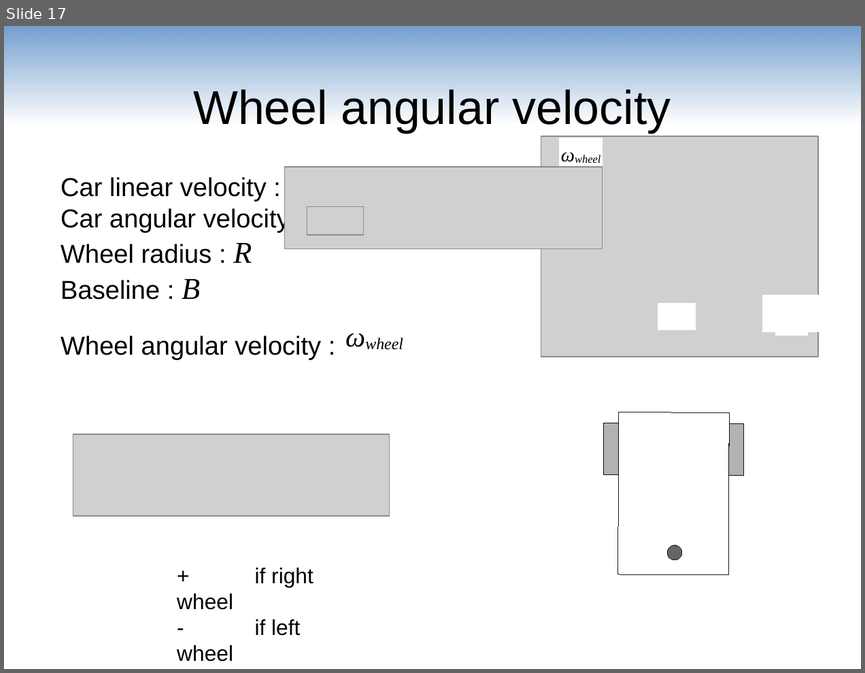
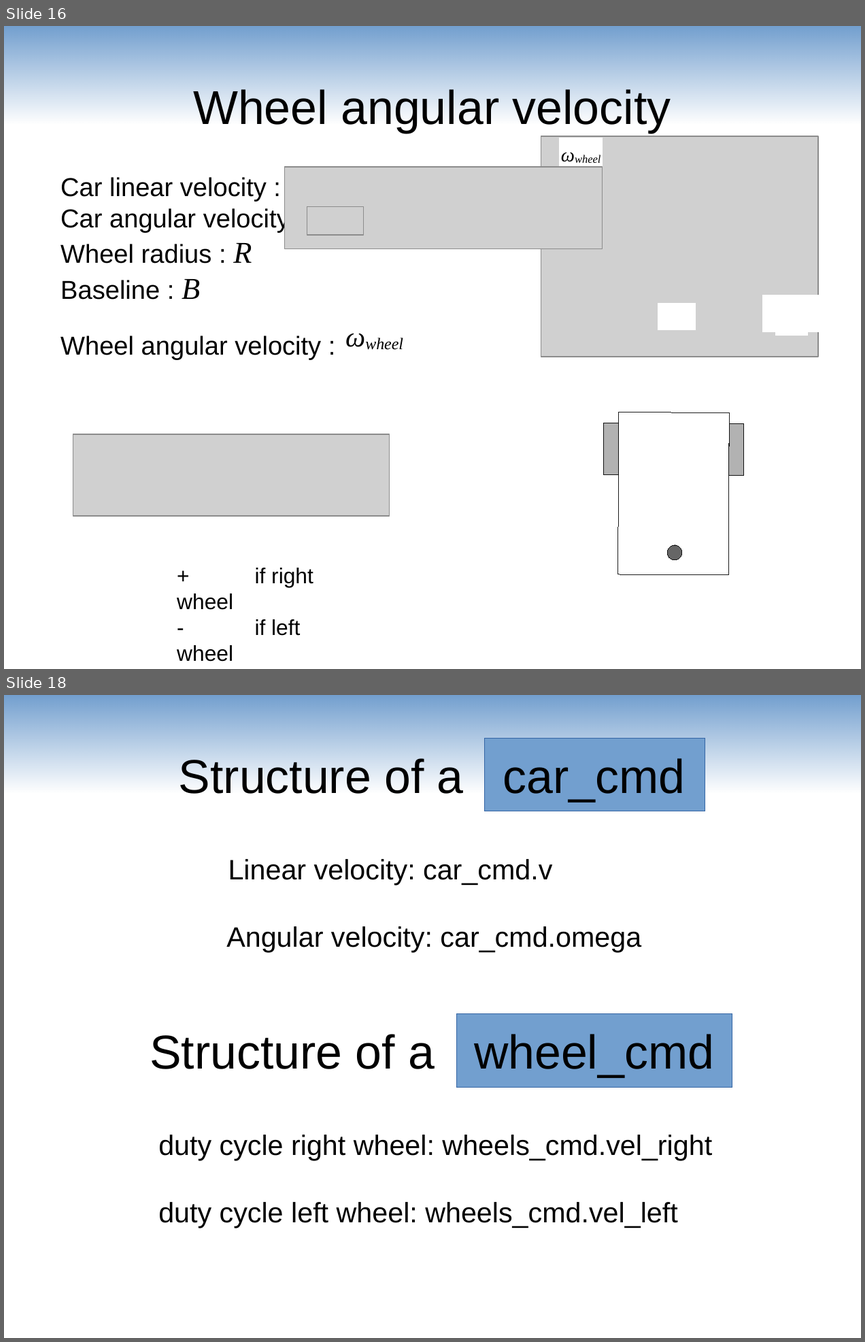
Before and after one commit to maivincent/MISE_presentations, a slide deck: step1_joystick_drive.odp. Shown one above the other, each under a label of ours: slide 17 before the commit, slides 16 and 18 after it; the slides between them are not shown. The pictures are 865x673 and 865x1342 pixels, drawn with LibreOffice and Linux fonts; fonts in the diff are those of the drawing; grey boxes stand for pictures. Boxes give left, top, right and bottom in pixels: in the first picture for what was removed or moved away, otherwise in the second. Text is boxed around its words. In the diff, an @@ line names an element or a change of style, - is before the commit and + after.

```diff
--- a/step1_joystick_drive.odp
+++ b/step1_joystick_drive.odp
@@ slide 18 added at [4,695,861,1338], background #FFFFFF @@
@@ rectangle added at [4,695,861,793], fill gradient #729FCF @@
@@ rectangle added at [485,738,704,811], fill #729FCF, outline #3465A4 0 pt @@
@@ title added at [179,758,685,802], 44 pt, text #000000 @@
+Structure of a car_cmd
@@ text added at [226,859,641,953], 26 pt, text #000000 @@
+Linear velocity: car_cmd.v
+Angular velocity: car_cmd.omega
@@ rectangle added at [458,1014,732,1087], fill #729FCF, outline #3465A4 0 pt @@
@@ title added at [150,1034,714,1077], 44 pt, text #000000 @@
+Structure of a wheel_cmd
@@ text added at [158,1134,712,1228], 26 pt, text #000000 @@
+duty cycle right wheel: wheels_cmd.vel_right
+duty cycle left wheel: wheels_cmd.vel_left
@@ what was slide 17 is now slide 16 @@
```
Also in this commit, not shown: 1 slide changed, 4 other slides added.
